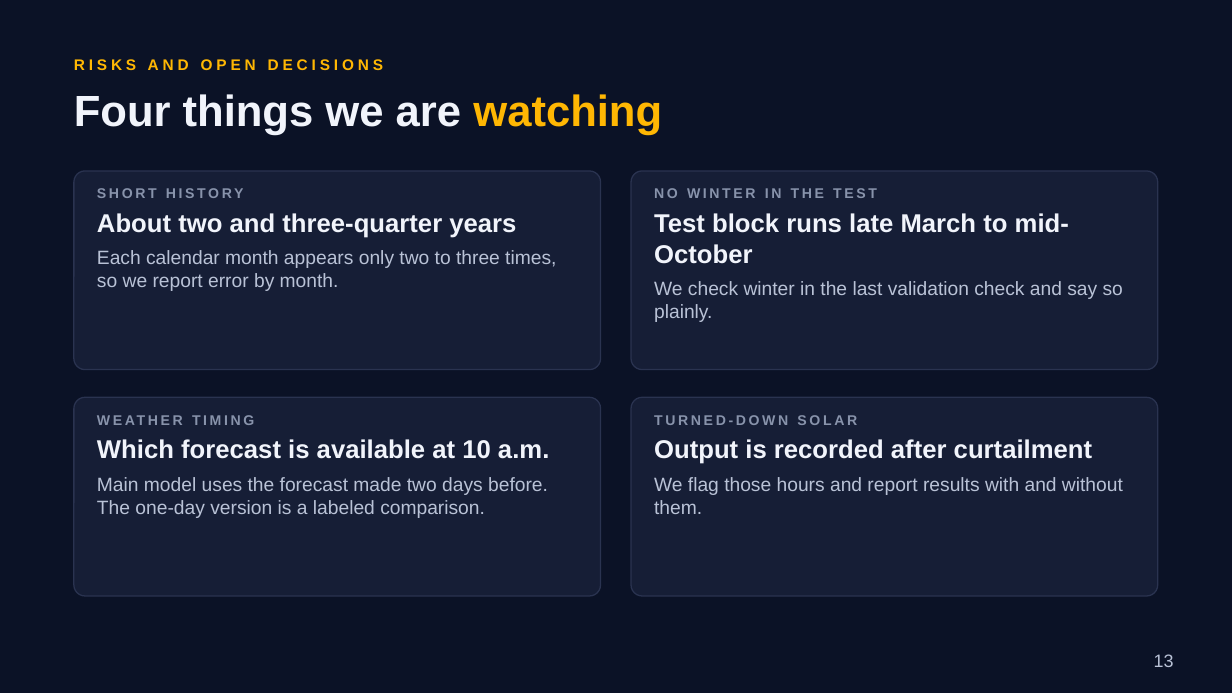
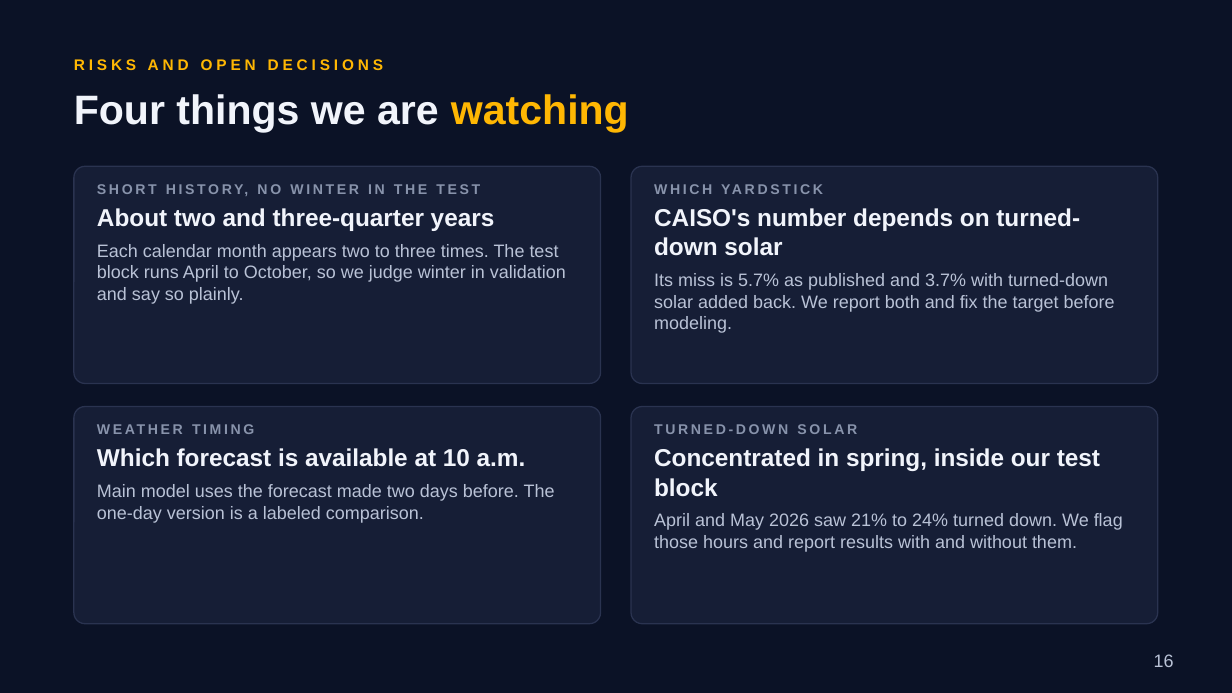
Before and after one commit to RaulSolaNavarro/caiso-solar-forecast, a slide deck: slide 16 of deck/capstone2/Capstone2_Deck.pptx (slide 13 before the commit). Drawn at 1232x693 pixels with LibreOffice and Linux fonts; fonts in the diff are those of the drawing. Boxes give left, top, right and bottom in pixels: in the first picture for what was removed or moved away, otherwise in the second. Text is boxed around its words. In the diff, an @@ line names an element or a change of style, - is before the commit and + after.

Commit message:
Add Capstone 2 decks (full and 6-minute) with real profiling numbers

```diff
--- a/deck/capstone2/Capstone2_Deck.pptx
+++ b/deck/capstone2/Capstone2_Deck.pptx
@@ text "Four things we are watching" at box(74, 94, 629, 132): size 34 to 32 pt @@
@@ rounded rectangle: place and size @@
-rounded rectangle at box(74, 171, 601, 370)
+rounded rectangle at box(74, 166, 601, 384)
@@ rounded rectangle: place and size @@
-rounded rectangle at box(631, 171, 1158, 370)
+rounded rectangle at box(631, 166, 1158, 384)
@@ text at box(97, 188, 244, 198): text changed @@
-SHORT HISTORY
+SHORT HISTORY, NO WINTER IN THE TEST
@@ text at box(97, 208, 495, 231): size 20 to 19 pt in "About two and three-quarter years" @@
@@ text at box(654, 208, 1115, 333): text changed; size 15 to 14 pt @@
-NO WINTER IN THE TEST
-Test block runs late March to mid-October
-We check winter in the last validation check and say so plainly.
+WHICH YARDSTICK
+CAISO's number depends on turned-down solar
+Its miss is 5.7% as published and 3.7% with turned-down solar added back. We report both and fix the target before modeling.
@@ text at box(97, 244, 566, 304): text changed; size 15 to 14 pt @@
-Each calendar month appears only two to three times, so we report error by month.
+Each calendar month appears two to three times. The test block runs April to October, so we judge winter in validation and say so plainly.
@@ rounded rectangle: place and size @@
-rounded rectangle at box(74, 397, 601, 596)
+rounded rectangle at box(74, 407, 601, 624)
@@ proportions changed in 4 elements at box(74, 166, 601, 384), box(631, 166, 1158, 384), box(74, 407, 601, 624), box(631, 407, 1158, 624) @@
@@ rounded rectangle: place and size @@
-rounded rectangle at box(631, 397, 1158, 596)
+rounded rectangle at box(631, 407, 1158, 624)
@@ text at box(97, 448, 555, 523): size 20 to 19 pt in "Which forecast is available at 10 a.m."; size 15 to 14 pt in "Main model uses the forecast made two ..." @@
@@ text "WEATHER TIMING": place and size @@
-text "WEATHER TIMING" at box(97, 439, 549, 518)
+text "WEATHER TIMING" at box(97, 448, 555, 523)
@@ text at box(654, 448, 1123, 552): text changed; size 15 to 14 pt @@
-Output is recorded after curtailment
-We flag those hours and report results with and without them.
+Concentrated in spring, inside our test block
+April and May 2026 saw 21% to 24% turned down. We flag those hours and report results with and without them.
@@ text "TURNED-DOWN SOLAR": place and size @@
-text "TURNED-DOWN SOLAR" at box(654, 415, 1123, 514)
+text "TURNED-DOWN SOLAR" at box(654, 424, 1123, 552)
@@ page number at box(1154, 654, 1174, 667): text changed @@
-13
+16
```
Also in this commit, not shown: 14 other slides changed, 4 slides added, 1 slide removed, 6 other files.
